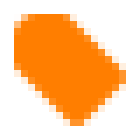
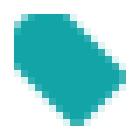
The second 140 x 140 image is a revision of the first. Changes to its layers:
hid "Post-Indicator-Lol@2x.png" over [14, 14, 126, 126]
added layer "Post-Indicator-AWW@2x.png" over [14, 14, 126, 126]
